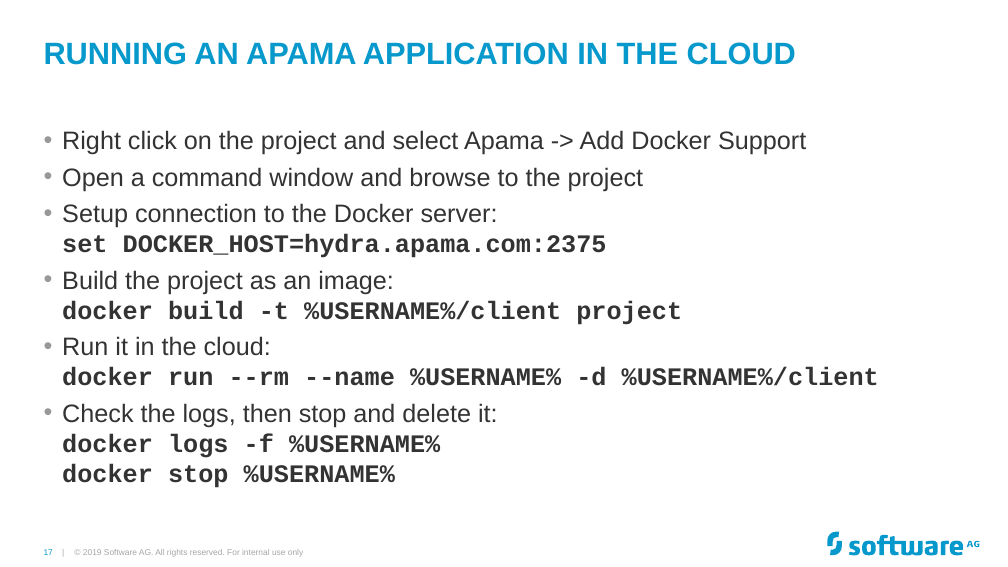
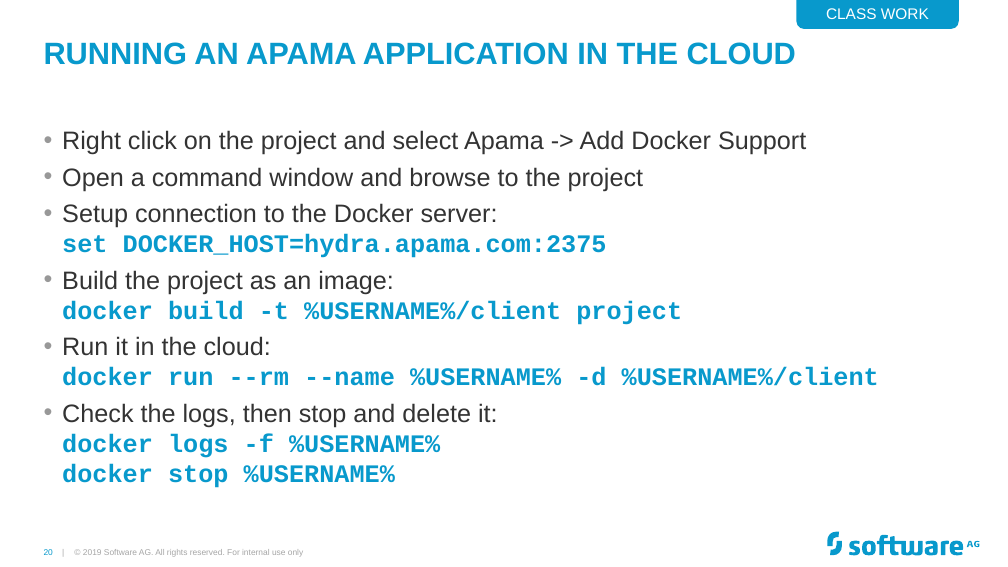
Before and after one commit to Cumulocity-IoT/apama-streaming-analytics-intro-training, a slide deck: slide 20 of Apama GAP Training.pptx (slide 17 before the commit). Drawn at 1008x567 pixels with LibreOffice and Linux fonts; fonts in the diff are those of the drawing; background and template pictures are left out. Boxes give left, top, right and bottom in pixels: in the first picture for what was removed or moved away, otherwise in the second. Text is boxed around its words. In the diff, an @@ line names an element or a change of style, - is before the commit and + after.

```diff
--- a/Apama GAP Training.pptx
+++ b/Apama GAP Training.pptx
@@ round same rect added at bbox=[796, 0, 959, 29], fill #0899CC, 11 pt, text #FFFFFF @@
+CLASS WORK
@@ text at bbox=[62, 203, 879, 488]: text colour #333333 to #0899CC in "set DOCKER_HOST=hydra.apama.com:2375", "docker build -t %USERNAME%/client project", "docker run --rm --name %USERNAME% -d %USERNAME%/client", "docker logs -f %USERNAME% docker stop %USERNAME%" @@
@@ page number at bbox=[44, 549, 53, 555]: text changed @@
-17 |
+20 |
```
Also in this commit, not shown: 19 other slides changed, 5 slides added.
